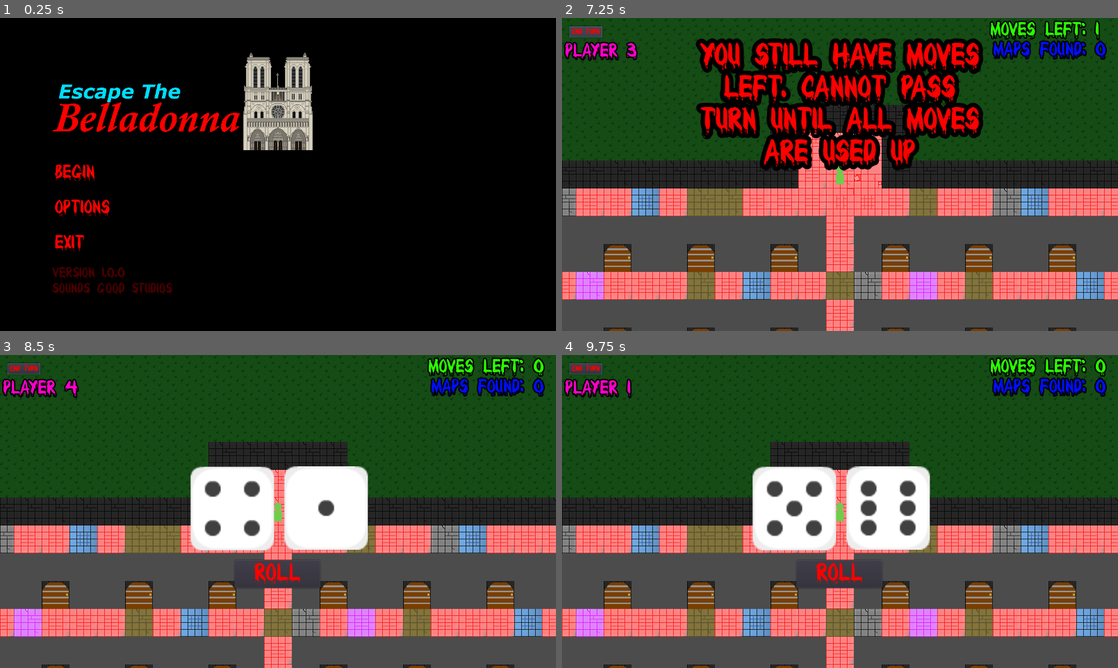
Above: before the commit, frames 1-4 (two rows, left to right).
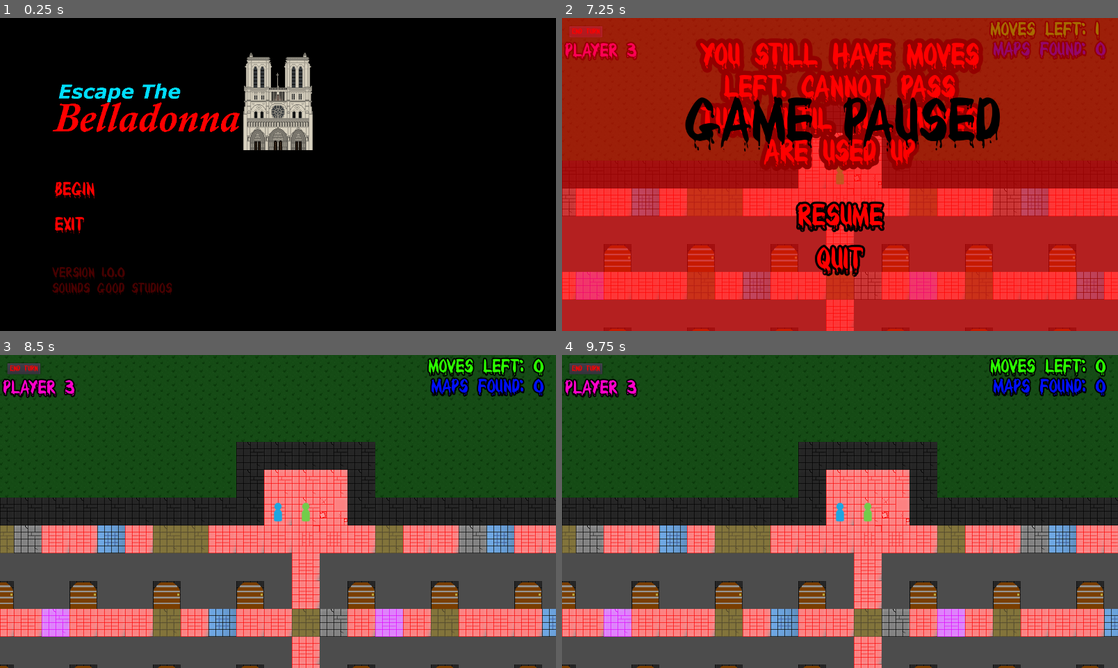
Above: after the commit, the same moments.

Repository: 44351-w22/protech-adaptation-game-sounds-good-studios
Game: Godot game, scene res://World.tscn
Two runs of this game, one before a commit and one after it. Both use one fixed random seed, a clock stepped at 60 frames per second and the inputs below.
Inputs (mouse positions are in pixels of both pictures, inside the frame that each line leads up to):
- Up to frame 1 (0.25 s): no input
- Up to frame 2 (7.25 s): click (745, 208) at 0.5 s, where only the run before the commit has a clickable "Options"; click "Begin" at 1.25 s; click "ROLL" at 2 s; click "End Turn" at 2.75 s; tap Enter at 3.5, 5.75 s; hold Right (ui_right) 3.53-4.28 s; hold Down (ui_down) 4.28-5.03 s; tap Space at 5, 6.5 s; hold Right (ui_right) 5.03-5.78 s; hold Up (ui_up) 5.78-6.53 s; hold Left (ui_left) from 6.53 s (still down); tap Escape (pause) at 7.15 s
- Up to frame 3 (8.5 s): release Left (ui_left) at 7.25 s; click (278, 555) at 7.25 s, where only the run after the commit has a clickable "Resume"; tap Enter at 8 s; hold Left (ui_left) from 8.03 s (still down)
- Up to frame 4 (9.75 s): tap Space at 8.75 s; release Left (ui_left) at 8.78 s; hold Down (ui_down) 8.78-9.53 s; hold Right (ui_right) from 9.53 s (still down)

The runs differ from the first frame. In frame 1, 1.1% of the frame differs, in the area x 9-20%, y 46-75%; in frame 2, 94%, in the area x 0-100%, y 0-100%; in frame 3, 28%; in frame 4, 28%.

Commit message:
added pause screen to main, adjusted ui

Diff:
--- a/FindTheKey_Minigame1/FindTheKey.gd
+++ b/FindTheKey_Minigame1/FindTheKey.gd
@@ -152,3 +152,7 @@
 func _on_Resume_pressed():
 	$Pause.hide()
 	get_tree().paused = false
+
+
+func _on_Quit_pressed():
+	get_tree().quit()
--- a/FindTheKey_Minigame1/FindTheKey.tscn
+++ b/FindTheKey_Minigame1/FindTheKey.tscn
@@ -11,21 +11,7 @@
 [ext_resource path="res://assets/horror-atmosphere-background.mp3" type="AudioStream" id=9]
 [ext_resource path="res://assets/Children Yay! Sound Effect.wav" type="AudioStream" id=10]
 [ext_resource path="res://assets/Evil_Laugh_Male_6-Himan-1359990674.wav" type="AudioStream" id=11]
-[ext_resource path="res://assets/BLOODY.TTF" type="DynamicFontData" id=12]
-
-[sub_resource type="DynamicFont" id=1]
-size = 128
-font_data = ExtResource( 12 )
-
-[sub_resource type="DynamicFont" id=2]
-size = 64
-font_data = ExtResource( 12 )
-
-[sub_resource type="InputEventAction" id=3]
-action = "ui_select"
-
-[sub_resource type="ShortCut" id=4]
-shortcut = SubResource( 3 )
+[ext_resource path="res://Pause.tscn" type="PackedScene" id=12]
 
 [node name="FindTheKey" type="Node"]
 script = ExtResource( 3 )
@@ -82,52 +68,7 @@
 [node name="Defeat" type="AudioStreamPlayer" parent="."]
 stream = ExtResource( 11 )
 
-[node name="Pause" type="Popup" parent="."]
-pause_mode = 2
-anchor_right = 1.0
-anchor_bottom = 1.0
-
-[node name="ColorRect" type="ColorRect" parent="Pause"]
-anchor_right = 1.0
-anchor_bottom = 1.0
-color = Color( 1, 0, 0, 0.580392 )
-__meta__ = {
-"_edit_use_anchors_": false
-}
-
-[node name="Label" type="Label" parent="Pause"]
-anchor_left = 0.5
-anchor_top = 0.5
-anchor_right = 0.5
-anchor_bottom = 0.5
-margin_left = -359.0
-margin_top = -184.0
-margin_right = 369.0
-margin_bottom = -43.0
-custom_colors/font_color = Color( 0, 0, 0, 1 )
-custom_fonts/font = SubResource( 1 )
-text = "GAME PAUSED"
-
-[node name="Resume" type="Button" parent="Pause"]
-anchor_left = 0.5
-anchor_top = 0.5
-anchor_right = 0.5
-anchor_bottom = 0.5
-margin_left = -104.0
-margin_top = 60.0
-margin_right = 105.0
-margin_bottom = 137.0
-custom_colors/font_color_disabled = Color( 1, 0, 0, 1 )
-custom_colors/font_color_focus = Color( 1, 0, 0, 1 )
-custom_colors/font_color = Color( 1, 0, 0, 1 )
-custom_colors/font_color_hover = Color( 1, 0, 0, 1 )
-custom_colors/font_color_pressed = Color( 1, 0, 0, 1 )
-custom_fonts/font = SubResource( 2 )
-shortcut = SubResource( 4 )
-text = "Resume"
-__meta__ = {
-"_edit_use_anchors_": false
-}
+[node name="Pause" parent="." instance=ExtResource( 12 )]
 
 [node name="CanvasLayer" type="CanvasLayer" parent="."]
 
@@ -138,7 +79,6 @@
 [connection signal="playerWins" from="Maze3" to="." method="_on_Maze3_playerWins"]
 [connection signal="playerWins" from="Maze4" to="." method="_on_Maze4_playerWins"]
 [connection signal="playerWins" from="Maze5" to="." method="_on_Maze5_playerWins"]
-[connection signal="pressed" from="Pause/Resume" to="." method="_on_Resume_pressed"]
 [connection signal="countdown_over" from="CanvasLayer/UI" to="." method="_on_Countdown_countdown_over"]
 
 [editable path="Maze"]
--- a/MainMenu.tscn
+++ b/MainMenu.tscn
@@ -46,9 +46,9 @@
 alignment = 1
 
 [node name="Begin" type="Button" parent="HBoxContainer/VBoxContainer/MenuOptions"]
-margin_top = 23.0
+margin_top = 63.0
 margin_right = 600.0
-margin_bottom = 74.0
+margin_bottom = 114.0
 custom_colors/font_color_disabled = Color( 1, 0, 0, 1 )
 custom_colors/font_color_focus = Color( 1, 0, 0, 1 )
 custom_colors/font_color = Color( 1, 0, 0, 1 )
@@ -59,24 +59,10 @@
 flat = true
 align = 0
 
-[node name="Options" type="Button" parent="HBoxContainer/VBoxContainer/MenuOptions"]
-margin_top = 104.0
+[node name="Exit" type="Button" parent="HBoxContainer/VBoxContainer/MenuOptions"]
+margin_top = 144.0
 margin_right = 600.0
-margin_bottom = 155.0
-custom_colors/font_color_disabled = Color( 1, 0, 0, 1 )
-custom_colors/font_color_focus = Color( 1, 0, 0, 1 )
-custom_colors/font_color = Color( 1, 0, 0, 1 )
-custom_colors/font_color_hover = Color( 1, 0.584314, 0.584314, 1 )
-custom_colors/font_color_pressed = Color( 0.403922, 0, 0, 1 )
-custom_fonts/font = SubResource( 1 )
-text = "Options"
-flat = true
-align = 0
-
-[node name="Exit" type="Button" parent="HBoxContainer/VBoxContainer/MenuOptions"]
-margin_top = 185.0
-margin_right = 600.0
-margin_bottom = 236.0
+margin_bottom = 195.0
 custom_colors/font_color_disabled = Color( 1, 0, 0, 1 )
 custom_colors/font_color_focus = Color( 1, 0, 0, 1 )
 custom_colors/font_color = Color( 1, 0, 0, 1 )
--- /dev/null
+++ b/Pause.tscn
@@ -0,0 +1,90 @@
+[gd_scene load_steps=6 format=2]
+
+[ext_resource path="res://assets/BLOODY.TTF" type="DynamicFontData" id=1]
+
+[sub_resource type="DynamicFont" id=1]
+size = 128
+font_data = ExtResource( 1 )
+
+[sub_resource type="DynamicFont" id=2]
+size = 64
+outline_size = 5
+outline_color = Color( 0, 0, 0, 1 )
+font_data = ExtResource( 1 )
+
+[sub_resource type="InputEventAction" id=3]
+action = "ui_select"
+
+[sub_resource type="ShortCut" id=4]
+shortcut = SubResource( 3 )
+
+[node name="Pause" type="Popup"]
+pause_mode = 2
+visible = true
+anchor_right = 1.0
+anchor_bottom = 1.0
+
+[node name="ColorRect" type="ColorRect" parent="."]
+anchor_right = 1.0
+anchor_bottom = 1.0
+color = Color( 1, 0, 0, 0.580392 )
+__meta__ = {
+"_edit_use_anchors_": false
+}
+
+[node name="Label" type="Label" parent="."]
+anchor_left = 0.5
+anchor_top = 0.5
+anchor_right = 0.5
+anchor_bottom = 0.5
+margin_left = -359.0
+margin_top = -184.0
+margin_right = 369.0
+margin_bottom = -43.0
+custom_colors/font_color = Color( 0, 0, 0, 1 )
+custom_fonts/font = SubResource( 1 )
+text = "GAME PAUSED"
+
+[node name="Resume" type="Button" parent="."]
+anchor_left = 0.5
+anchor_top = 0.5
+anchor_right = 0.5
+anchor_bottom = 0.5
+margin_left = -104.0
+margin_top = 60.0
+margin_right = 105.0
+margin_bottom = 137.0
+custom_colors/font_color_disabled = Color( 1, 0, 0, 1 )
+custom_colors/font_color_focus = Color( 1, 0, 0, 1 )
+custom_colors/font_color = Color( 1, 0, 0, 1 )
+custom_colors/font_color_hover = Color( 1, 0.639216, 0.639216, 1 )
+custom_colors/font_color_pressed = Color( 0.419608, 0, 0, 1 )
+custom_fonts/font = SubResource( 2 )
+shortcut = SubResource( 4 )
+text = "Resume"
+flat = true
+__meta__ = {
+"_edit_use_anchors_": false
+}
+
+[node name="Quit" type="Button" parent="."]
+anchor_left = 0.5
+anchor_top = 0.5
+anchor_right = 0.5
+anchor_bottom = 0.5
+margin_left = -104.0
+margin_top = 160.0
+margin_right = 105.0
+margin_bottom = 137.0
+custom_colors/font_color_disabled = Color( 1, 0, 0, 1 )
+custom_colors/font_color_focus = Color( 1, 0, 0, 1 )
+custom_colors/font_color = Color( 1, 0, 0, 1 )
+custom_colors/font_color_hover = Color( 1, 0.639216, 0.639216, 1 )
+custom_colors/font_color_pressed = Color( 0.419608, 0, 0, 1 )
+custom_fonts/font = SubResource( 2 )
+shortcut = SubResource( 4 )
+text = "Quit"
+flat = true
+__meta__ = {
+"_edit_use_anchors_": false
+}
--- a/World.gd
+++ b/World.gd
@@ -21,6 +21,7 @@
 var rng = RandomNumberGenerator.new()
 var map = 0
 var hidden = false
+var onMainMenu = true
 
 var skins = [preload("res://assets/players/pieceGreen_single00.png"),
 			preload("res://assets/players/piecePurple_single01.png"),
@@ -106,6 +107,12 @@
 		if Global.timer_end == true:
 			show_all()
 			end_turn()
+
+func _unhandled_input(event):
+	if(event.is_action_pressed("pause")):
+		if onMainMenu != true:
+			get_tree().paused = true
+			$CanvasLayer/Pause.show()
 
 func move_camera(p):
 	cam.get_parent().remove_child(cam)
@@ -184,6 +191,7 @@
 				select_random_map()
 			else:
 				currentPlayer.map1_found = true
+				currentPlayer.totalMapsFound += 1
 				$CanvasLayer/Message.text = "Map of Maze 1 Found"
 				$CanvasLayer/Message.show()
 				yield(get_tree().create_timer(3.0), "timeout")
@@ -193,6 +201,7 @@
 				select_random_map()
 			else:
 				currentPlayer.map2_found = true
+				currentPlayer.totalMapsFound += 1
 				$CanvasLayer/Message.text = "Map of Maze 2 Found"
 				$CanvasLayer/Message.show()
 				yield(get_tree().create_timer(3.0), "timeout")
@@ -202,6 +211,7 @@
 				select_random_map()
 			else:
 				currentPlayer.map3_found = true
+				currentPlayer.totalMapsFound += 1
 				$CanvasLayer/Message.text = "Map of Maze 3 Found"
 				$CanvasLayer/Message.show()
 				yield(get_tree().create_timer(3.0), "timeout")
@@ -211,6 +221,7 @@
 				select_random_map()
 			else:
 				currentPlayer.map4_found = true
+				currentPlayer.totalMapsFound += 1
 				$CanvasLayer/Message.text = "Map of Maze 4 Found"
 				$CanvasLayer/Message.show()
 				yield(get_tree().create_timer(3.0), "timeout")
@@ -220,6 +231,7 @@
 				select_random_map()
 			else:
 				currentPlayer.map5_found = true
+				currentPlayer.totalMapsFound += 1
 				$CanvasLayer/Message.text = "Map of Maze 5 Found"
 				$CanvasLayer/Message.show()
 				yield(get_tree().create_timer(3.0), "timeout")
@@ -317,6 +329,8 @@
 	player_turn()
 
 
+
+#UI Buttons
 func _on_Begin_pressed():
 	$StartScreen/ColorRect.hide()
 	$StartScreen/MainMenu.hide()
@@ -324,12 +338,18 @@
 	$CanvasLayer/MapsFound.show()
 	$CanvasLayer/MovesLeft.show()
 	playerLabel.show()
+	onMainMenu = false
 	start_game()
-
-
-func _on_Options_pressed():
-	pass
 
 
 func _on_Exit_pressed():
 	get_tree().quit()
+
+
+func _on_Resume_pressed():
+	$CanvasLayer/Pause.hide()
+	get_tree().paused = false
+
+
+func _on_Quit_pressed():
+	get_tree().quit()
--- a/World.tscn
+++ b/World.tscn
@@ -18,6 +18,7 @@
 [ext_resource path="res://assets/tunetank.com_5196_secrets-of-the-house-on-the-hill_by_rage-sound.mp3" type="AudioStream" id=16]
 [ext_resource path="res://assets/Door/Door2.png" type="Texture" id=17]
 [ext_resource path="res://assets/Door/MasterDoor.png" type="Texture" id=18]
+[ext_resource path="res://Pause.tscn" type="PackedScene" id=19]
 [ext_resource path="res://assets/players/pieceBlue_single18.png" type="Texture" id=21]
 [ext_resource path="res://assets/players/piecePurple_single01.png" type="Texture" id=22]
 [ext_resource path="res://assets/players/pieceWhite_single00.png" type="Texture" id=23]
@@ -603,6 +604,8 @@
 "_edit_use_anchors_": false
 }
 
+[node name="Pause" parent="CanvasLayer" instance=ExtResource( 19 )]
+
 [node name="OutSideTileMap" parent="." instance=ExtResource( 7 )]
 tile_data = PoolIntArray( -1376301, 1, 0, -1376300, 1, 0, -1376299, 1, 0, -1376298, 1, 0, -1376297, 1, 0, -1376296, 1,  …(95118 unchanged characters)…
 
@@ -618,7 +621,6 @@
 stream = ExtResource( 10 )
 
 [connection signal="pressed" from="StartScreen/MainMenu/HBoxContainer/VBoxContainer/MenuOptions/Begin" to="." method="_on_Begin_pressed"]
-[connection signal="pressed" from="StartScreen/MainMenu/HBoxContainer/VBoxContainer/MenuOptions/Options" to="." method="_on_Options_pressed"]
 [connection signal="pressed" from="StartScreen/MainMenu/HBoxContainer/VBoxContainer/MenuOptions/Exit" to="." method="_on_Exit_pressed"]
 [connection signal="Collision" from="Player4" to="." method="_on_Player1_Collision"]
 [connection signal="Collision" from="Player3" to="." method="_on_Player1_Collision"]
@@ -626,6 +628,8 @@
 [connection signal="Collision" from="Player1" to="." method="_on_Player1_Collision"]
 [connection signal="pressed" from="CanvasLayer/Dice_Roller/Container/Button" to="." method="_on_Button_pressed"]
 [connection signal="pressed" from="CanvasLayer/EndTurn" to="." method="_on_EndTurn_pressed"]
+[connection signal="pressed" from="CanvasLayer/Pause/Resume" to="." method="_on_Resume_pressed"]
+[connection signal="pressed" from="CanvasLayer/Pause/Quit" to="." method="_on_Quit_pressed"]
 
 [editable path="StartScreen/MainMenu"]
 [editable path="Player4"]
@@ -633,3 +637,4 @@
 [editable path="Player2"]
 [editable path="Player1"]
 [editable path="CanvasLayer/Dice_Roller"]
+[editable path="CanvasLayer/Pause"]
Not shown: 1 places in FindTheKey_Minigame1/FindTheKey.tscn that only renumber resources
Not shown: 1 places in World.tscn that only renumber resources
